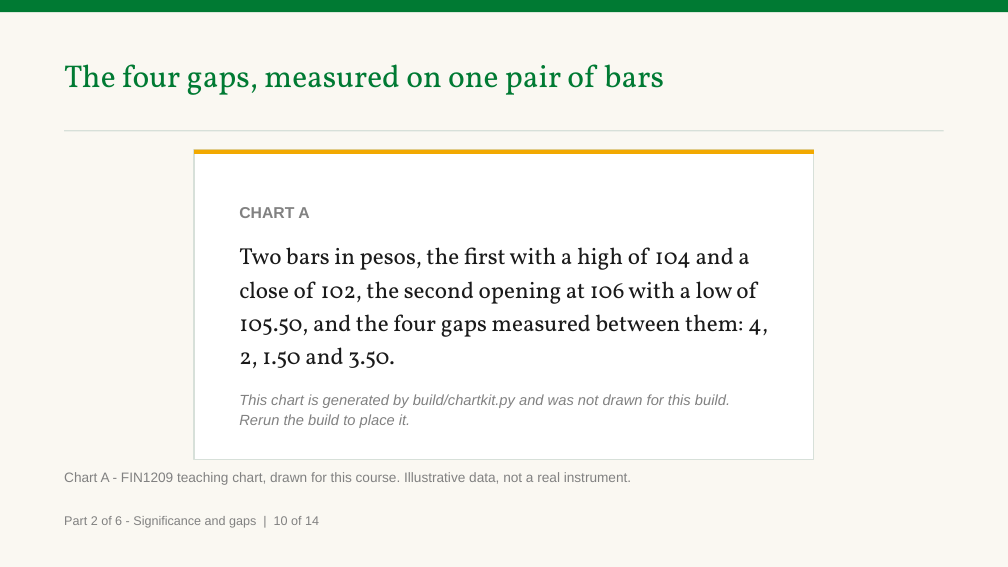
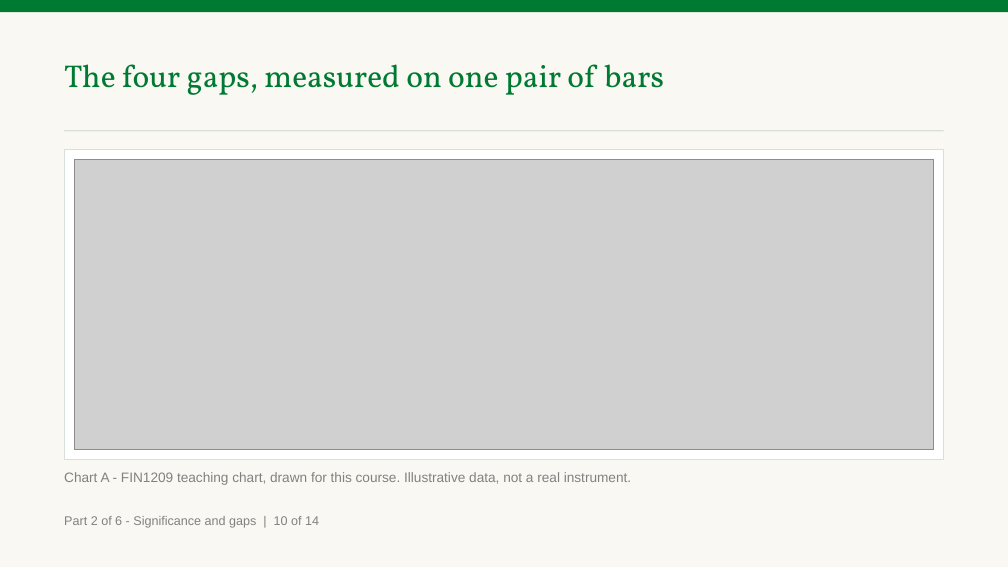
Before and after one commit to benjiesotelo-sudo/Telos_FIN1209, a slide deck: slide 35 of chapter-03/FIN1209-Chapter-03-Student-Edition.pptx. Drawn at 1008x567 pixels with LibreOffice and Linux fonts; fonts in the diff are those of the drawing; grey boxes stand for pictures. Boxes give left, top, right and bottom in pixels: in the first picture for what was removed or moved away, otherwise in the second. Text is boxed around its words. In the diff, an @@ line names an element or a change of style, - is before the commit and + after.

```diff
--- a/chapter-03/FIN1209-Chapter-03-Student-Edition.pptx
+++ b/chapter-03/FIN1209-Chapter-03-Student-Edition.pptx
@@ rectangle: place and size @@
-rectangle at (194, 150, 814, 460)
+rectangle at (64, 150, 944, 460)
@@ picture added at (74, 160, 934, 450) @@
@@ rectangle removed at (194, 150, 814, 154) @@
@@ text removed at (239, 207, 768, 428) @@
-CHART A
-Two bars in pesos, the first with a high of 104 and a close of 102, the second opening at 106 with a low of 105.50, and the four gaps measured between them: 4, 2, 1.50 and 3.50.
-This chart is generated by build/chartkit.py and was not drawn for this build. Rerun the build to place it.
```
Also in this commit, not shown: 5 other slides changed, 3 other files.
